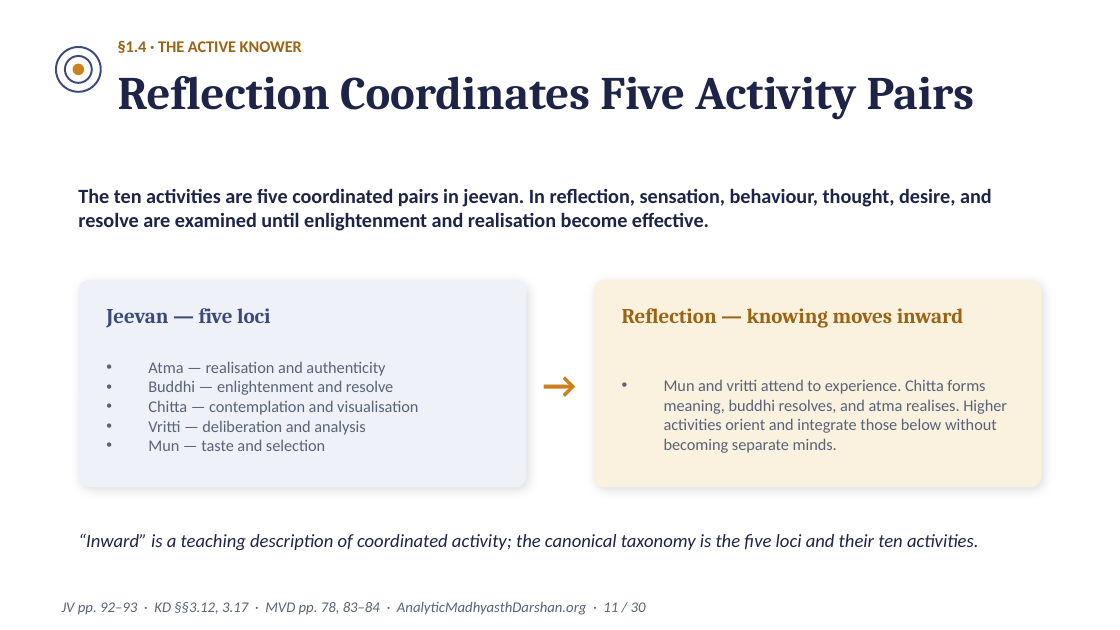
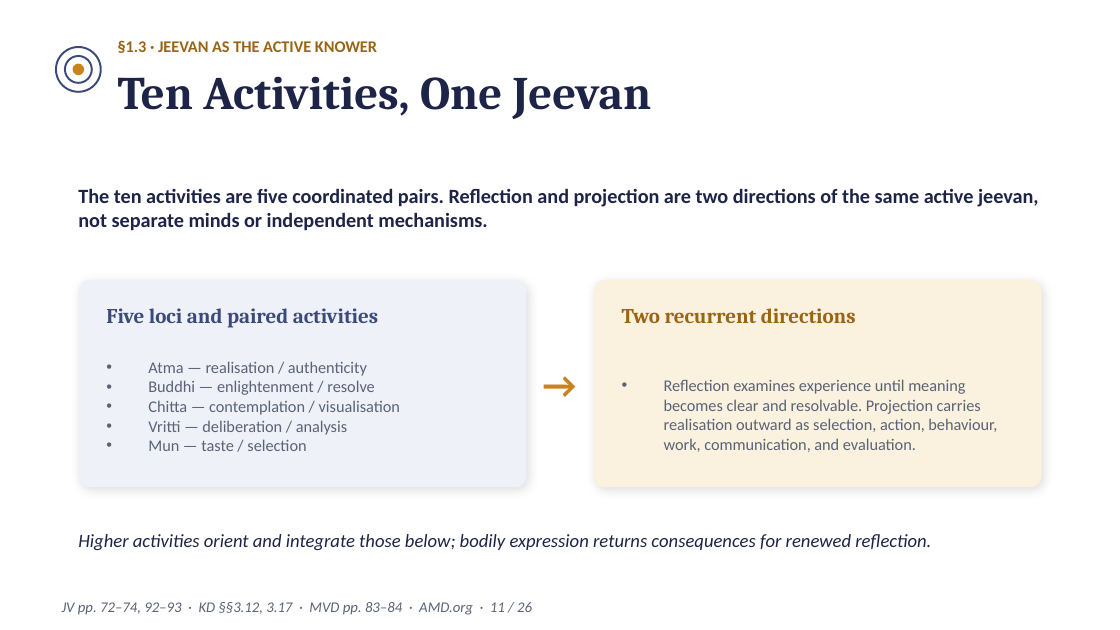
Before and after one commit to raghavamohan/AnalyticMadhyasthDarshan, a slide deck: slide 11 of Studies/The-Epistemology-of-Coexistence/The-Epistemology-of-Coexistence-Madhyasth-Darshan.pptx. Drawn at 1120x630 pixels with LibreOffice and Linux fonts; fonts in the diff are those of the drawing. Boxes give left, top, right and bottom in pixels: in the first picture for what was removed or moved away, otherwise in the second. Text is boxed around its words. In the diff, an @@ line names an element or a change of style, - is before the commit and + after.

Commit message:
Update epistemology Madhyasth Darshan deck

```diff
--- a/Studies/The-Epistemology-of-Coexistence/The-Epistemology-of-Coexistence-Madhyasth-Darshan.pptx
+++ b/Studies/The-Epistemology-of-Coexistence/The-Epistemology-of-Coexistence-Madhyasth-Darshan.pptx
@@ text at (x1=118, y1=40, x2=377, y2=53): text changed @@
-§1.4 · THE ACTIVE KNOWER
+§1.3 · JEEVAN AS THE ACTIVE KNOWER
@@ text at (x1=118, y1=76, x2=652, y2=119): text changed @@
-Reflection Coordinates Five Activity Pairs
+Ten Activities, One Jeevan
@@ text at (x1=78, y1=188, x2=1039, y2=230): text changed @@
-The ten activities are five coordinated pairs in jeevan. In reflection, sensation, behaviour, thought, desire, and resolve are examined until enlightenment and realisation become effective.
+The ten activities are five coordinated pairs. Reflection and projection are two directions of the same active jeevan, not separate minds or independent mechanisms.
@@ text at (x1=106, y1=308, x2=378, y2=328): text changed @@
-Jeevan — five loci
+Five loci and paired activities
@@ text at (x1=622, y1=308, x2=856, y2=323): text changed @@
-Reflection — knowing moves inward
+Two recurrent directions
@@ text at (x1=148, y1=361, x2=400, y2=451): text changed @@
-• Atma — realisation and authenticity
-• Buddhi — enlightenment and resolve
-• Chitta — contemplation and visualisation
-• Vritti — deliberation and analysis
-• Mun — taste and selection
+• Atma — realisation / authenticity
+• Buddhi — enlightenment / resolve
+• Chitta — contemplation / visualisation
+• Vritti — deliberation / analysis
+• Mun — taste / selection
@@ text at (x1=664, y1=379, x2=997, y2=452): text changed @@
-• Mun and vritti attend to experience. Chitta forms meaning, buddhi resolves, and atma realises. Higher activities orient and integrate those below without becoming separate minds.
+• Reflection examines experience until meaning becomes clear and resolvable. Projection carries realisation outward as selection, action, behaviour, work, communication, and evaluation.
@@ text at (x1=78, y1=534, x2=931, y2=550): text changed @@
-“Inward” is a teaching description of coordinated activity; the canonical taxonomy is the five loci and their ten activities.
+Higher activities orient and integrate those below; bodily expression returns consequences for renewed reflection.
@@ text at (x1=62, y1=602, x2=532, y2=615): text changed @@
-JV pp. 92–93 · KD §§3.12, 3.17 · MVD pp. 78, 83–84 · AnalyticMadhyasthDarshan.org · 11 / 30
+JV pp. 72–74, 92–93 · KD §§3.12, 3.17 · MVD pp. 83–84 · AMD.org · 11 / 26
```
Also in this commit, not shown: 17 other slides changed, 8 slides added, 12 slides removed, 5 other files.
